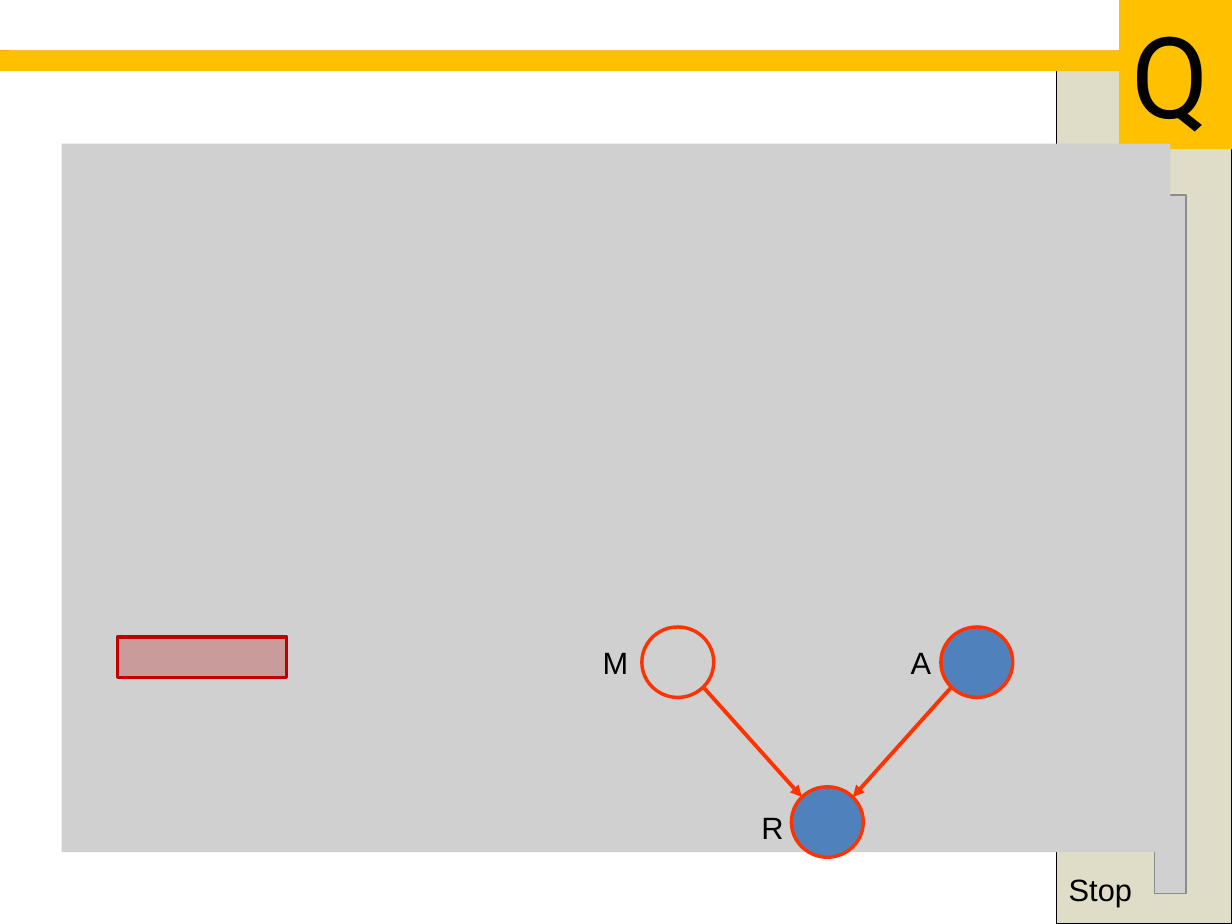
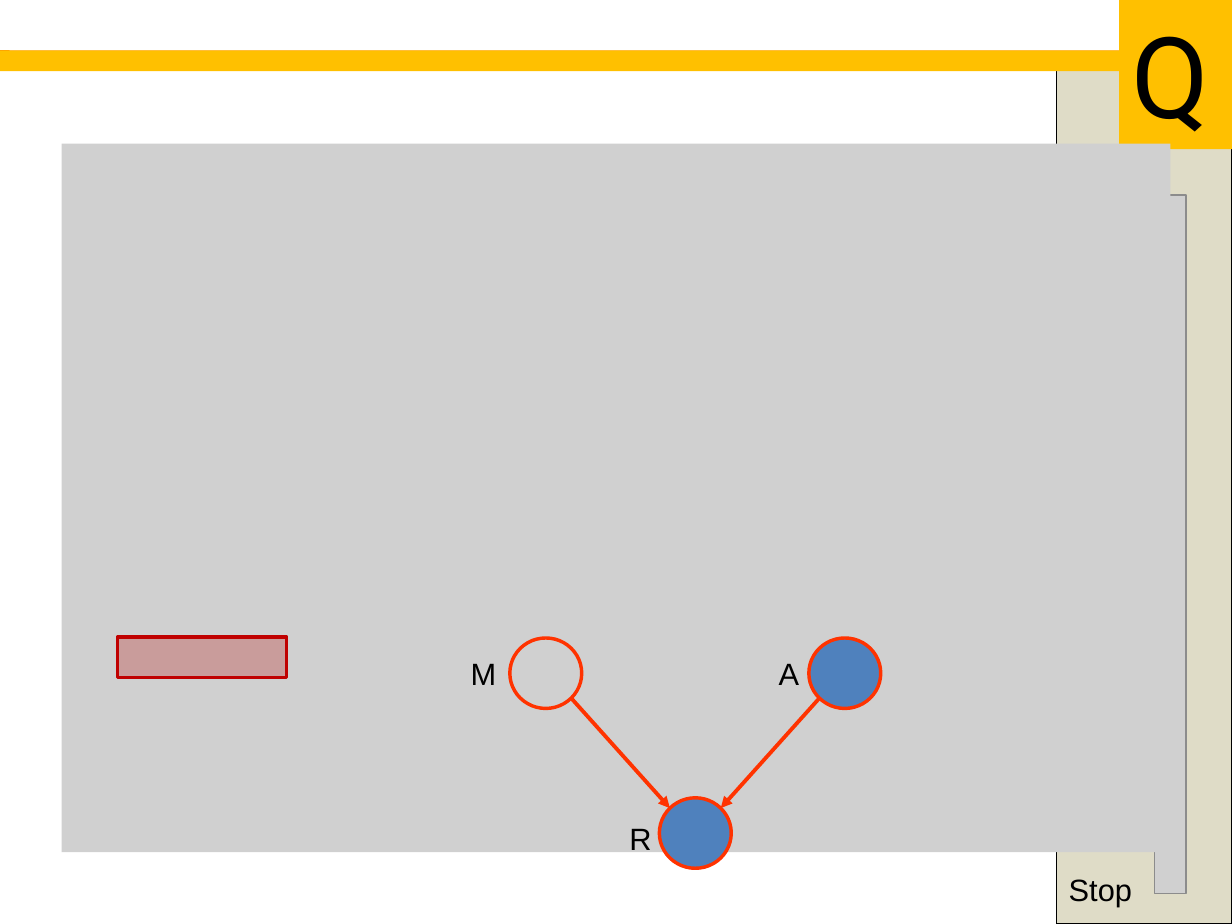
Before and after one commit to fabian9697/IANN_group30, a slide deck: slide 12 of Homework_Neuroinformatic/Assignment 1/Task12_Group30.pptx. Drawn at 1232x924 pixels with LibreOffice and Linux fonts; fonts in the diff are those of the drawing; grey boxes stand for pictures; background and template pictures are left out. Boxes give left, top, right and bottom in pixels: in the first picture for what was removed or moved away, otherwise in the second. Text is boxed around its words. In the diff, an @@ line names an element or a change of style, - is before the commit and + after.

```diff
--- a/Homework_Neuroinformatic/Assignment 1/Task12_Group30.pptx
+++ b/Homework_Neuroinformatic/Assignment 1/Task12_Group30.pptx
@@ 3 texts, 3 ellipses, 2 arrows: place and size @@
-3 texts, 3 ellipses, 2 arrows at (603,627,1013,857)
+3 texts, 3 ellipses, 2 arrows at (471,638,881,869)
```
Also in this commit, not shown: 11 other slides changed.
